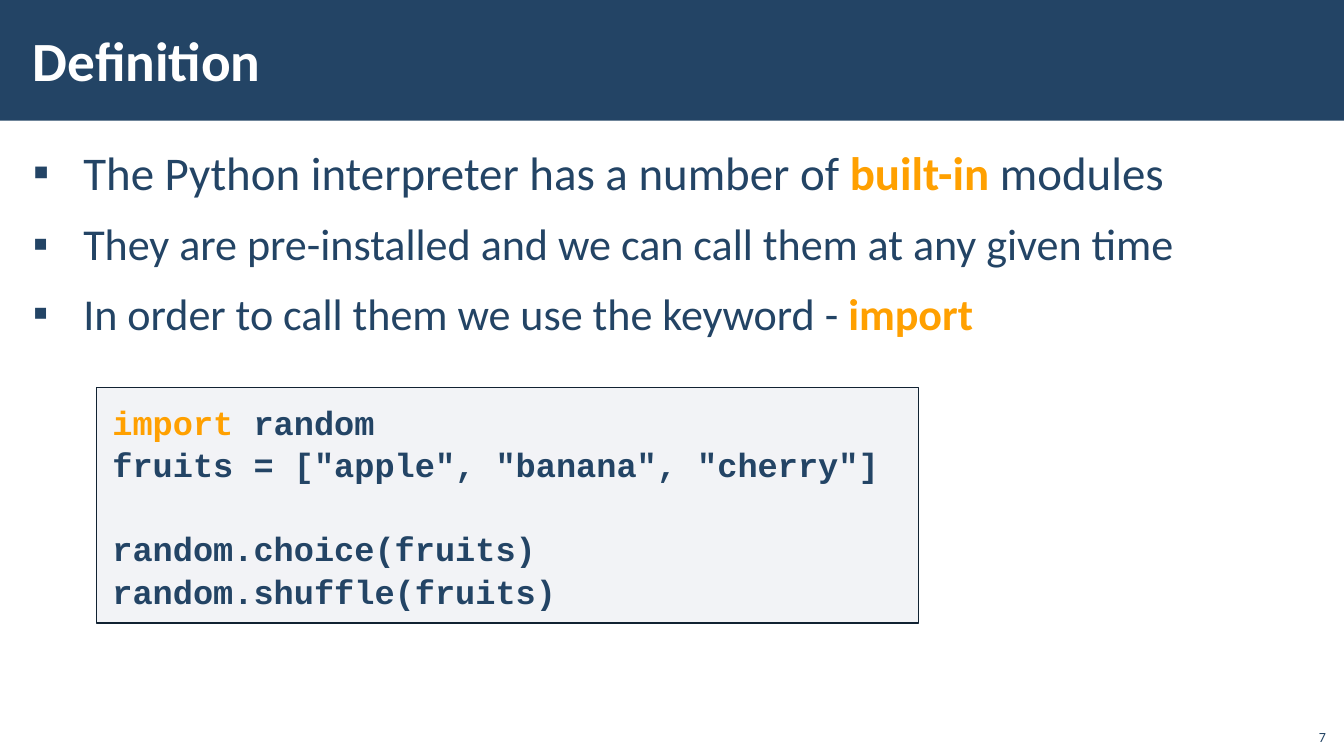
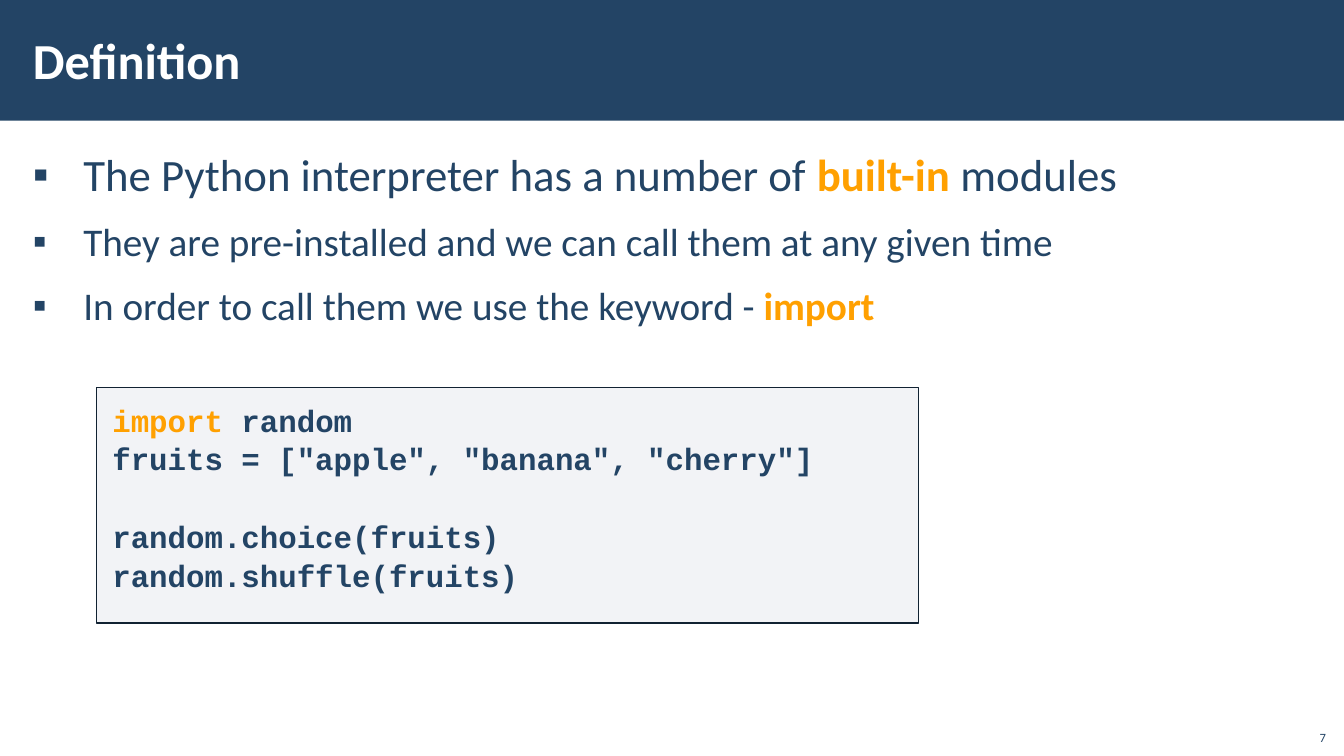
Before and after one commit to HristoRaykov/python_advanced_01.2020, a slide deck: slide 7 of 09.Modules/09-Modules.pptx. Drawn at 1344x756 pixels with LibreOffice and Linux fonts; fonts in the diff are those of the drawing; background and template pictures are left out. Boxes give left, top, right and bottom in pixels: in the first picture for what was removed or moved away, otherwise in the second. Text is boxed around its words. In the diff, an @@ line names an element or a change of style, - is before the commit and + after.

```diff
--- a/09.Modules/09-Modules.pptx
+++ b/09.Modules/09-Modules.pptx
@@ text "Definition" at [33, 43, 241, 80]: size 39.5 to 36 pt @@
@@ text "The Python interpreter has a ..." at [83, 159, 1116, 327]: size 33.5 to 32 pt in "The Python interpreter has a number of ..."; size 31.5 to 28 pt in "They are pre-installed and we can call ...", "In order to call them we use ..." @@
@@ rectangle "import random" at [97, 387, 919, 623]: size 24 to 22 pt; text to rectangle; outline #112233 1 pt to #112232 0.99 pt @@
```
Also in this commit, not shown: 13 other slides changed, 2 other files.
